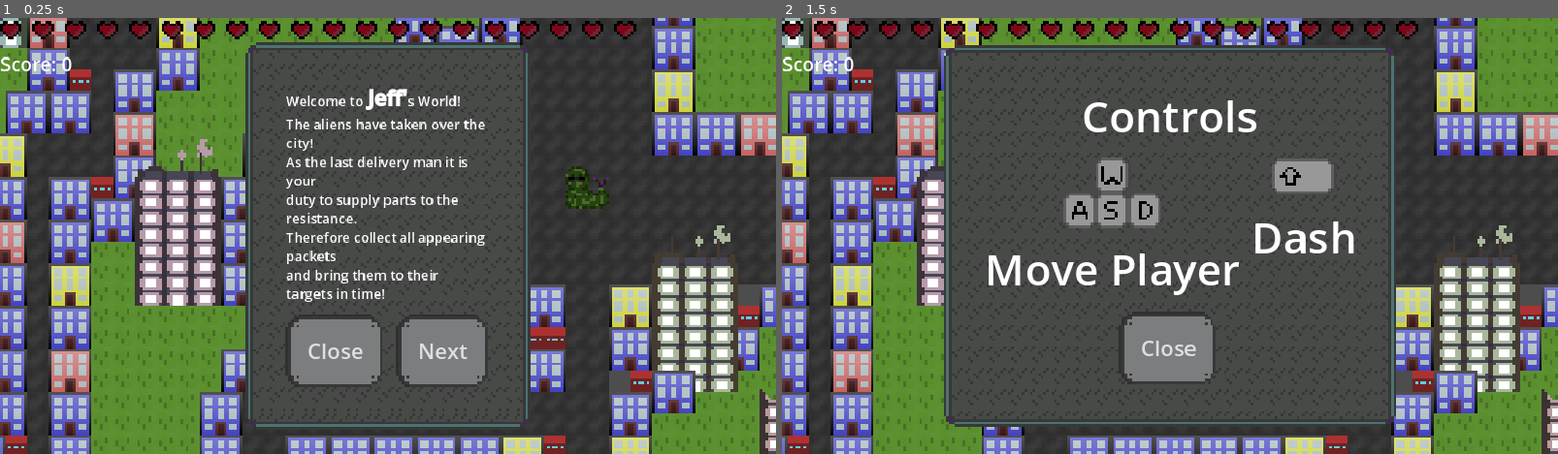
Above: before the commit, frames 1-2 (left to right).
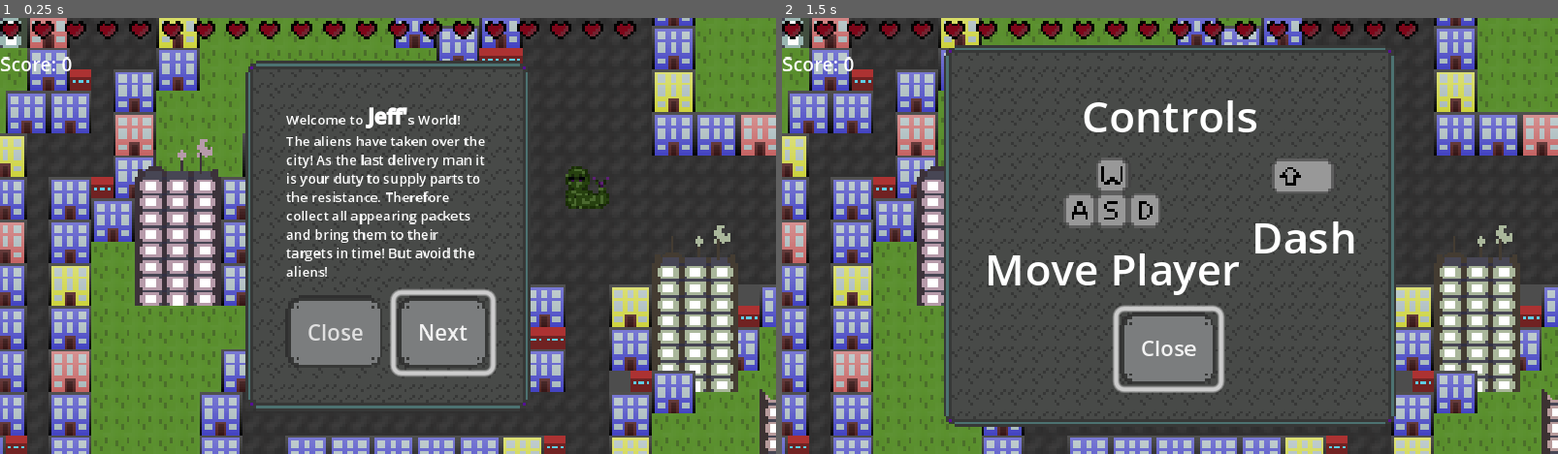
Above: after the commit, the same moments.

Repository: Lila-Kuhlt/Close-Encounters-of-the-Jeff-Kind
Game: Godot game, scene res://scenes/UI/TitleScreen.tscn
The game is run twice, just before and just after one commit, with the same random seed, the same clock (stepped at 60 frames per second) and the same inputs.
Inputs:
- Up to frame 1 (0.25 s): no input
- Up to frame 2 (1.5 s): click "Next" at 0.5 s; hold D (right) from 1.28 s (still down)

The runs differ from the first frame. In frame 1, 9.2% of the frame differs, in the area x 31-68%, y 5-94%; in frame 2, 0.7%.

Commit message:
Restore full controller support
Update tutorial text

Diff:
--- a/godot/scenes/UI/UI.gd
+++ b/godot/scenes/UI/UI.gd
@@ -74,10 +74,14 @@
 			node.show()
 		else:
 			node.hide()
+	var next_button = $Tutorial/PanelContainer/MarginContainer/VBoxContainer/HBoxContainer/NextButton
+	var close_button = $Tutorial/PanelContainer/MarginContainer/VBoxContainer/HBoxContainer/CloseButton
 	if n >= tutorial_page_count - 1:
-		$Tutorial/PanelContainer/MarginContainer/VBoxContainer/HBoxContainer/NextButton.hide()
+		next_button.hide()
+		close_button.grab_focus()
 	else:
-		$Tutorial/PanelContainer/MarginContainer/VBoxContainer/HBoxContainer/NextButton.show()
+		next_button.show()
+		next_button.grab_focus()
 
 func _on_tutorial_next_button_pressed() -> void:
 	go_to_tutorial_page(tutorial_page + 1)
--- a/godot/scenes/UI/UI.tscn
+++ b/godot/scenes/UI/UI.tscn
@@ -150,12 +150,7 @@
 theme_override_font_sizes/bold_font_size = 8
 theme_override_font_sizes/bold_italics_font_size = 8
 bbcode_enabled = true
-text = "Welcome to [b]Jeff'[/b]s World!
-The aliens have taken over the city!
-As the last delivery man it is your
-duty to supply parts to the resistance.
-Therefore collect all appearing packets
-and bring them to their targets in time!"
+text = "Welcome to [b]Jeff'[/b]s World! The aliens have taken over the city! As the last delivery man it is your duty to supply parts to the resistance. Therefore collect all appearing packets and bring them to their targets in time! But avoid the aliens!"
 fit_content = true
 
 [node name="Page1" type="VBoxContainer" parent="Tutorial/PanelContainer/MarginContainer/VBoxContainer/Pages"]
